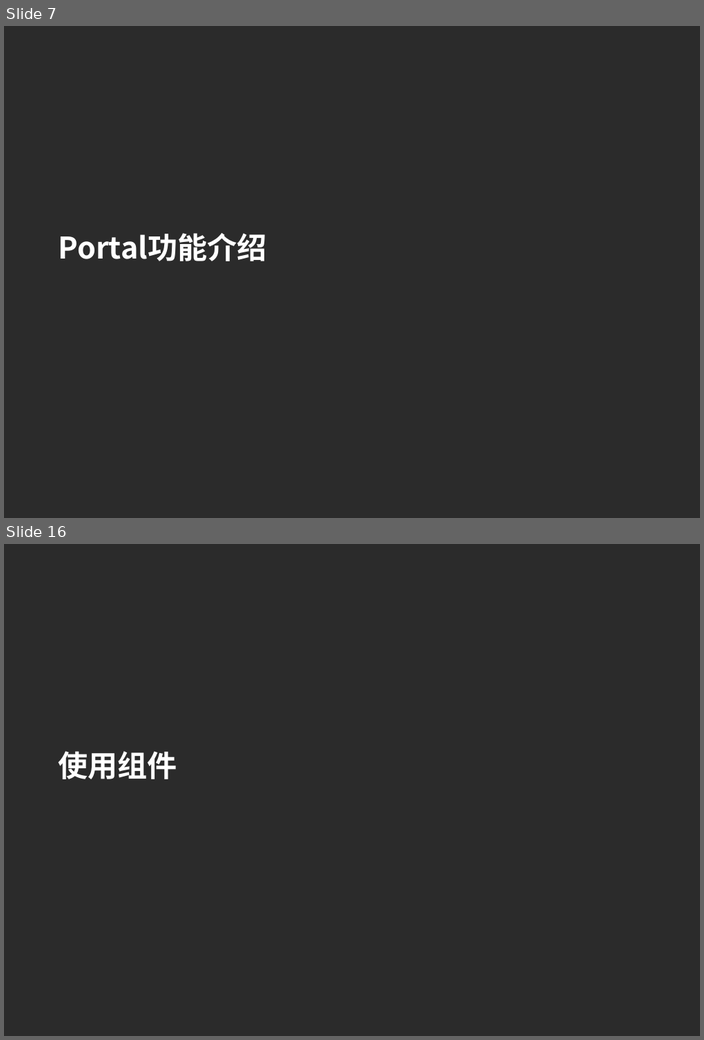
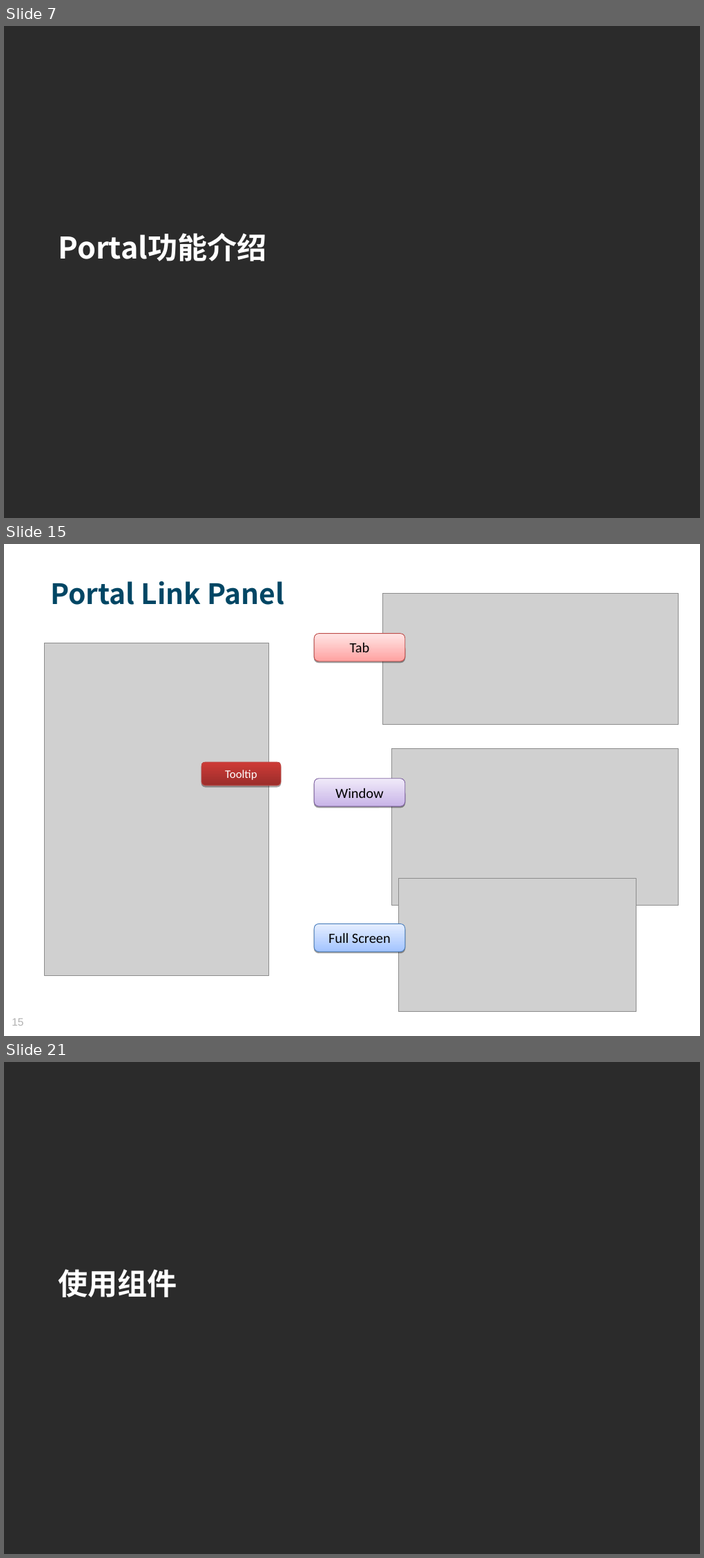
Before and after one commit to MosesZhu/Cube, a slide deck: Document/New Webframework Introduction.ppt. Shown one above the other, each under a label of ours: slides 7 and 16 before the commit, slides 7, 15 and 21 after it; the slides between them are not shown. The pictures are 704x1040 and 704x1558 pixels, drawn with LibreOffice and Linux fonts; fonts in the diff are those of the drawing; grey boxes stand for pictures; background and template pictures are left out; a plain dark background stands for a picture behind light text. Boxes give left, top, right and bottom in pixels: in the first picture for what was removed or moved away, otherwise in the second. Text is boxed around its words. In the diff, an @@ line names an element or a change of style, - is before the commit and + after.

```diff
--- a/Document/New Webframework Introduction.ppt
+++ b/Document/New Webframework Introduction.ppt
@@ slide 15 added at box(4, 544, 700, 1036), background picture (left out) @@
@@ text added at box(50, 581, 284, 605), 34 pt, text #004664, bold @@
+Portal Link Panel
@@ picture added at box(383, 594, 678, 724) @@
@@ picture added at box(45, 643, 268, 975) @@
@@ rounded rectangle added at box(314, 633, 405, 661), fill gradient #FFA2A1 to #FFE5E5, outline #BE4B48 0.74 pt, 17 pt, text #000000 @@
+Tab
@@ picture added at box(392, 749, 678, 906) @@
@@ rounded rectangle added at box(201, 762, 281, 785), fill gradient #9B2D2A to #CE3B37, outline #BE4B48 0.74 pt, 14 pt, text #FFFFFF @@
+Tooltip
@@ rounded rectangle added at box(314, 779, 405, 806), fill gradient #C9B5E8 to #F0EAF9, outline #7D60A0 0.74 pt, 17 pt, text #000000 @@
+Window
@@ picture added at box(399, 878, 637, 1012) @@
@@ rounded rectangle added at box(314, 923, 405, 952), fill gradient #A3C4FF to #E5EEFF, outline #4A7EBB 0.74 pt, 17 pt, text #000000 @@
+Full Screen
@@ page number added at box(12, 1018, 23, 1026), 13 pt, text #B2B2B2 @@
+15
@@ what was slide 16 is now slide 21 @@
```
Also in this commit, not shown: 4 slides changed, 10 other slides added, 5 slides removed, 1 other file.
